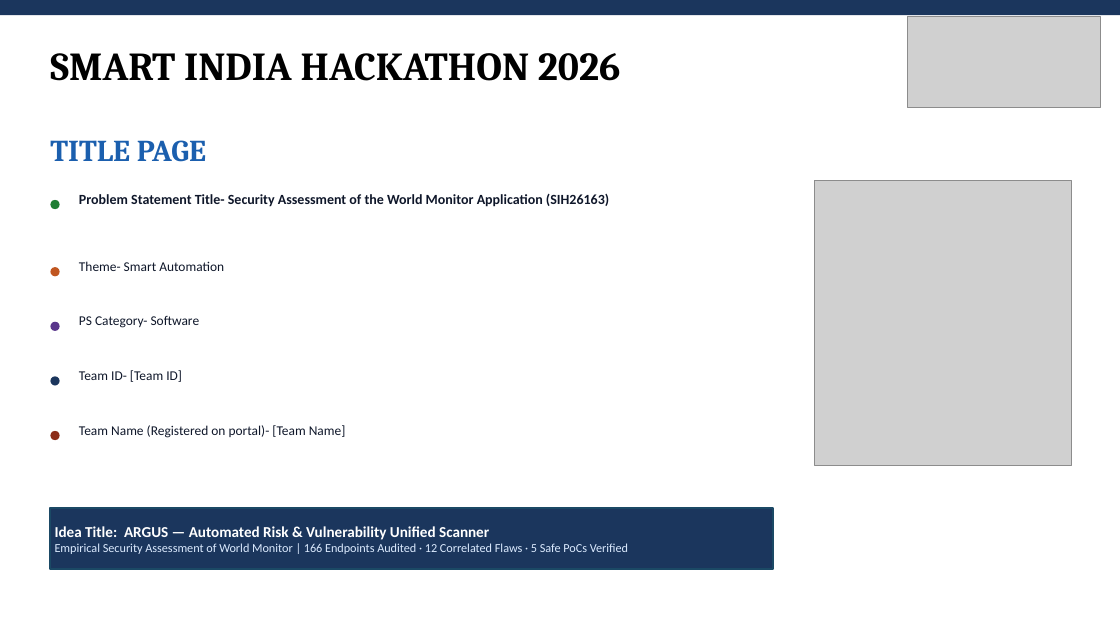
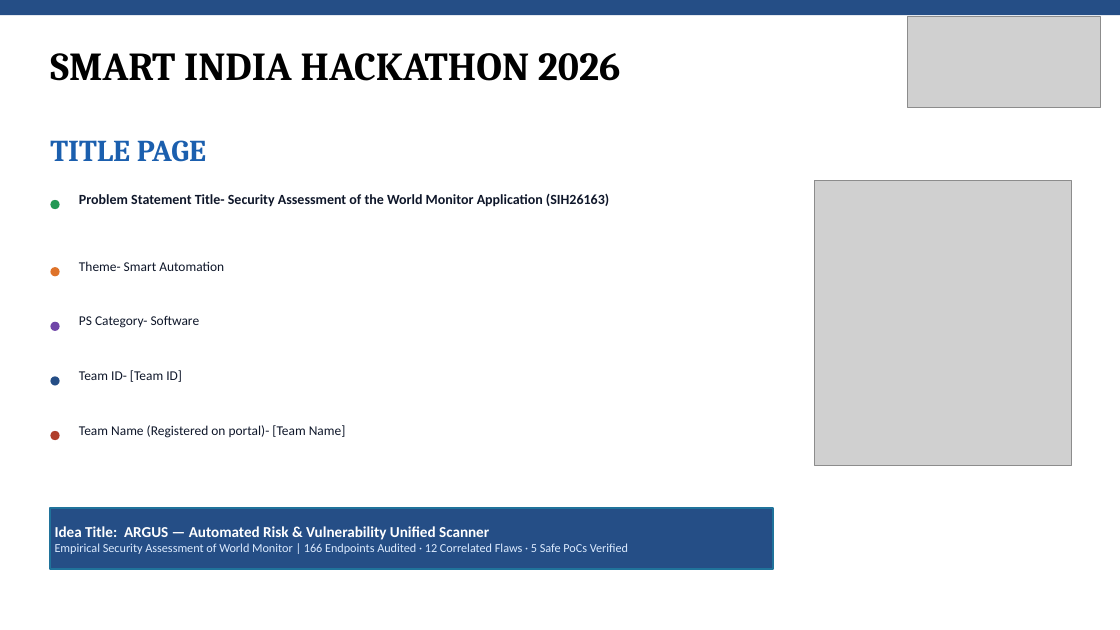
Before and after one commit to princeyadaviiit/argus-world-monitor, a slide deck: slide 1 of SIH26163_ARGUS_Idea_PPT_Color.pptx. Drawn at 1120x630 pixels with LibreOffice and Linux fonts; fonts in the diff are those of the drawing; grey boxes stand for pictures. Boxes give left, top, right and bottom in pixels: in the first picture for what was removed or moved away, otherwise in the second. Text is boxed around its words. In the diff, an @@ line names an element or a change of style, - is before the commit and + after.

Commit message:
feat(ppt): unclutter slides with branching architecture diagrams, one shade lighter colors, and punchy pitch-ready text

```diff
--- a/SIH26163_ARGUS_Idea_PPT_Color.pptx
+++ b/SIH26163_ARGUS_Idea_PPT_Color.pptx
@@ rectangle at (x1=0, y1=0, x2=1120, y2=15): fill #1B365D to #254E86 @@
@@ ellipse at (x1=50, y1=200, x2=60, y2=209): fill #1E7E34 to #229954 @@
@@ ellipse at (x1=50, y1=267, x2=60, y2=276): fill #C05621 to #DE732A @@
@@ ellipse at (x1=50, y1=322, x2=60, y2=331): fill #5A378C to #7046A8 @@
@@ ellipse at (x1=50, y1=376, x2=60, y2=386): fill #1B365D to #254E86 @@
@@ ellipse at (x1=50, y1=431, x2=60, y2=440): fill #8C2D19 to #B03E2A @@
@@ rectangle at (x1=50, y1=508, x2=773, y2=569): fill #1B365D to #254E86; outline #1B4965 1.5 pt to #20739B 1.5 pt @@
```
Also in this commit, not shown: 5 other slides changed, 2 other files.
